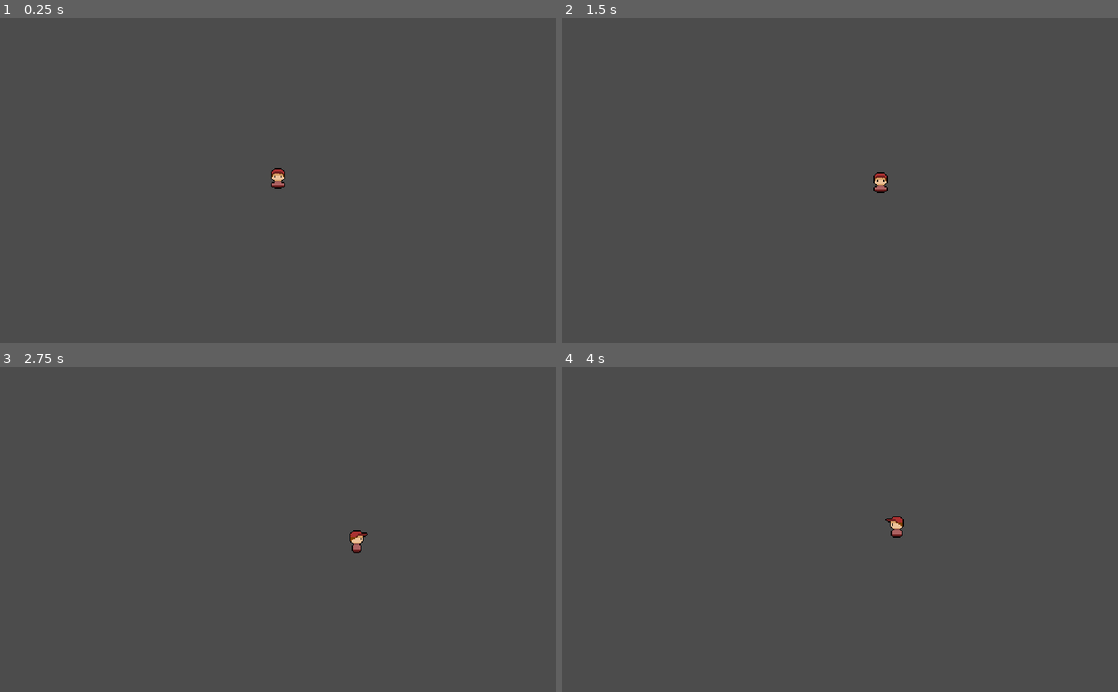
Above: before the commit, frames 1-4 (two rows, left to right).
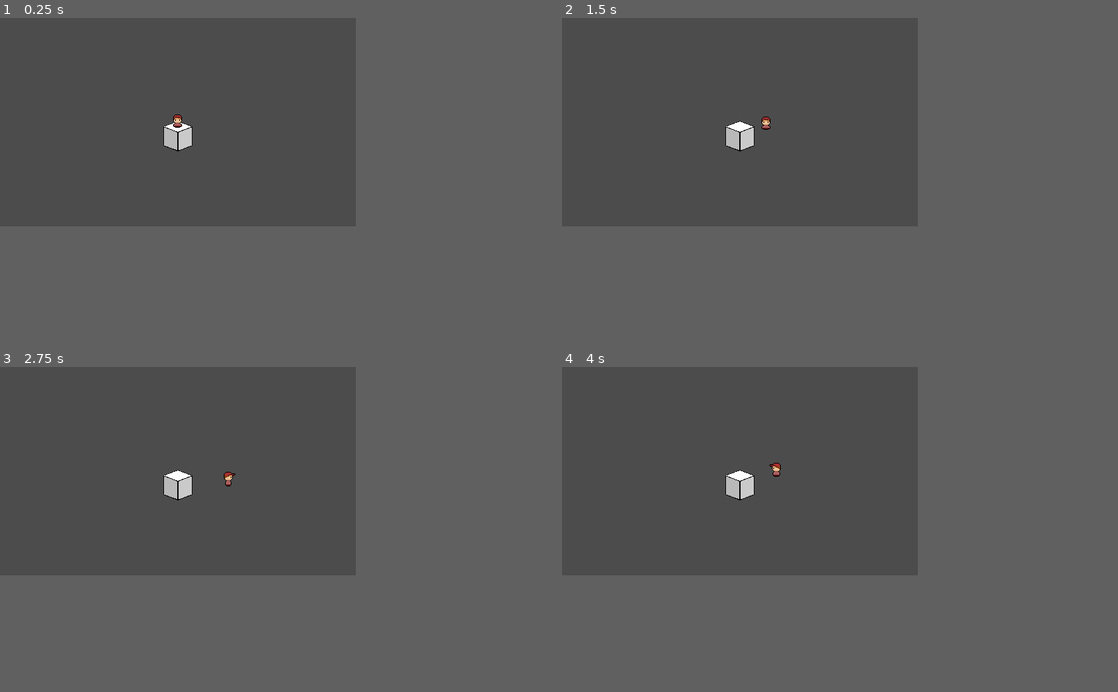
Above: after the commit, the same moments.

Repository: Guilherme-Calland/pringles_elegantes
Game: Godot game, scene res://scenes/levels/tests/TestLevel.tscn
Same seed, same stepped clock (60 frames per second), same inputs: the game is played once before the commit and once after it.
Inputs:
- Up to frame 1 (0.25 s): no input
- Up to frame 2 (1.5 s): hold D (east) 0.53-1.28 s; hold S (south) from 1.28 s (still down)
- Up to frame 3 (2.75 s): release S (south) at 2.03 s; hold D (east) from 2.03 s (still down)
- Up to frame 4 (4 s): release D (east) at 2.78 s; hold W (north) 2.78-3.53 s; hold A (west) from 3.53 s (still down)
The window is 800x468 before the commit and 512x300 after it. Grey fills any space a smaller window leaves; there, only what the larger window draws over its background counts as a difference.

The runs differ from the first frame. In frame 1, 0.6% of the frame differs, in the area x 29-52%, y 29-53%; in frame 2, 0.6%; in frame 3, 0.6%, in the area x 29-67%, y 31-58%; in frame 4, 0.6%.

Commit message:
pixelated resolution

Diff:
--- a/scenes/levels/tests/TestLevel.tscn
+++ b/scenes/levels/tests/TestLevel.tscn
@@ -21,4 +21,3 @@
 
 [node name="WhiteCube" parent="." instance=ExtResource( 3 )]
 transform = Transform( 1, 0, 0, 0, 1, 0, 0, 0, 1, 0, -0.288944, 0 )
-visible = false
--- a/scripts/levels/templateLevel/TemplateLevel.gd
+++ b/scripts/levels/templateLevel/TemplateLevel.gd
@@ -1,4 +1,8 @@
 extends WorldEnvironment
 
 func _process(_delta):
+	#change window size
+#	OS.window_size = Vector2(512,300);
+
+	$"/root".size = Vector2(512,300);
 	$Player.run()
